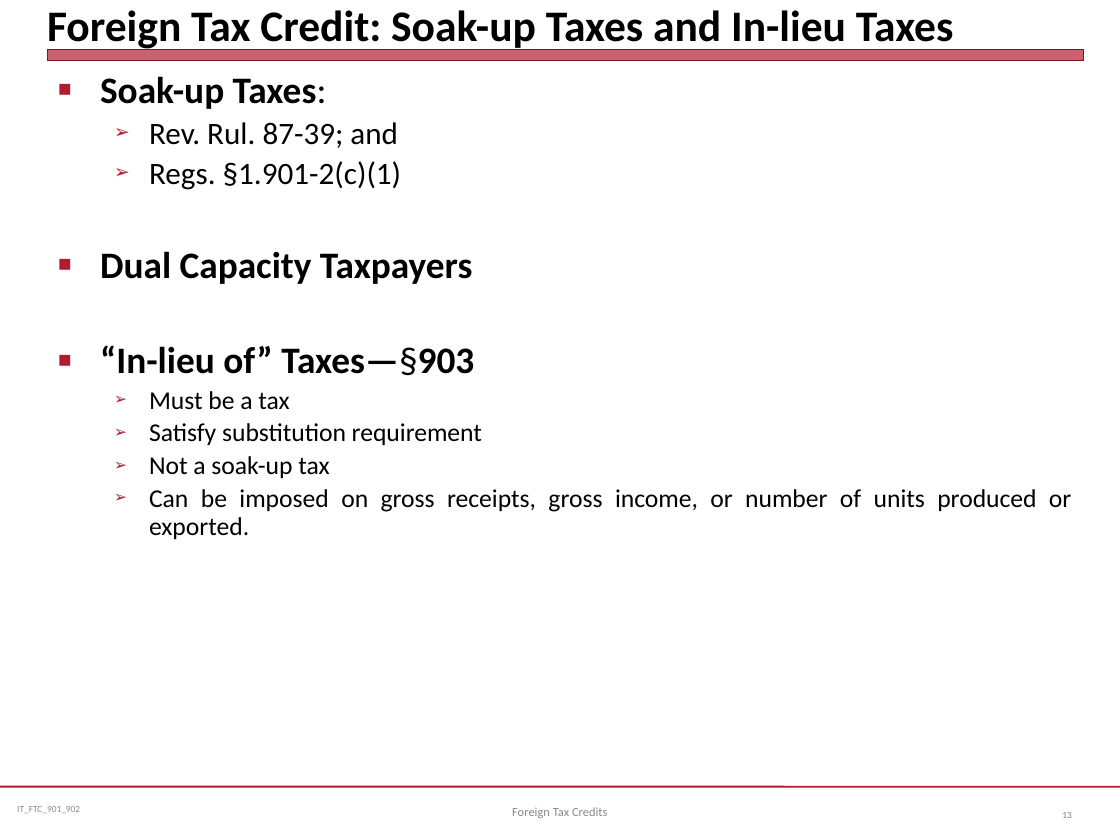
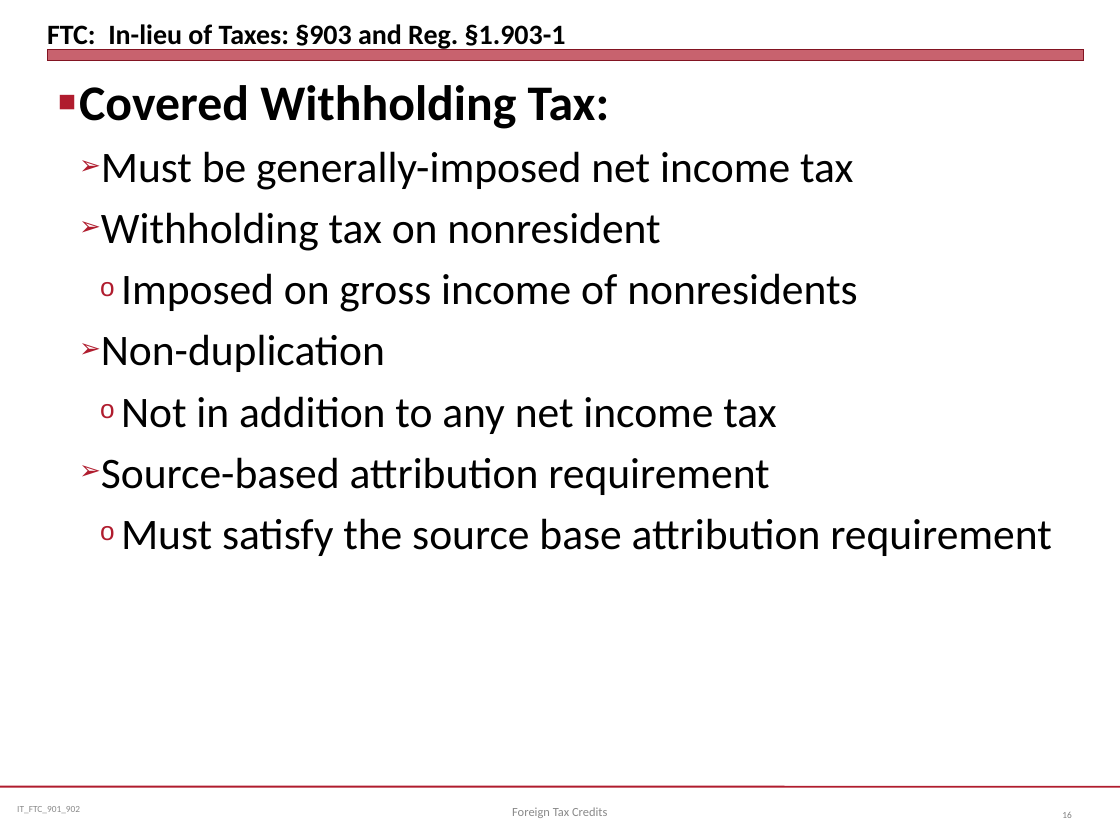
Before and after one commit to jmc877/International-Tax, a slide deck: slide 16 of slides/IT_FTC_901_22.pptx (slide 13 before the commit). Drawn at 1120x840 pixels with LibreOffice and Linux fonts; fonts in the diff are those of the drawing. Boxes give left, top, right and bottom in pixels: in the first picture for what was removed or moved away, otherwise in the second. Text is boxed around its words. In the diff, an @@ line names an element or a change of style, - is before the commit and + after.

```diff
--- a/slides/IT_FTC_901_22.pptx
+++ b/slides/IT_FTC_901_22.pptx
@@ title at bbox=[47, 24, 566, 51]: text changed; size 28 to 18 pt @@
-Foreign Tax Credit: Soak-up Taxes and In-lieu Taxes
+FTC: In-lieu of Taxes: §903 and Reg. §1.903-1
@@ text at bbox=[79, 85, 1051, 556]: text changed; size 16.5 to 28 pt @@
-■ Soak-up Taxes:
-  ➢ Rev. Rul. 87-39; and
-  ➢ Regs. §1.901-2(c)(1)
-■ Dual Capacity Taxpayers
-■ “In-lieu of” Taxes—§903
-  ➢ Must be a tax
-  ➢ Satisfy substitution requirement
-  ➢ Not a soak-up tax
-  ➢ Can be imposed on gross receipts, gross income, or number of units produced or exported.
+■ Covered Withholding Tax:
+  ➢ Must be generally-imposed net income tax
+  ➢ Withholding tax on nonresident
+    o Imposed on gross income of nonresidents
+  ➢ Non-duplication
+    o Not in addition to any net income tax
+  ➢ Source-based attribution requirement
+    o Must satisfy the source base attribution requirement
```
Also in this commit, not shown: 10 other slides changed, 3 slides added, 5 slides removed, 3 other files.
